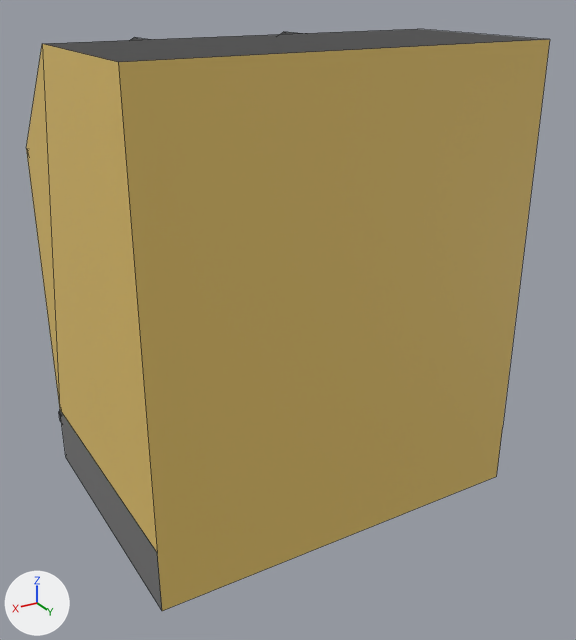
Before and after pictures for a commit that changed the OBJ model res/models/Buildings/Normal/NormalSquereYellow.obj.
Both versions are drawn from a 50 mm lens placed at (6.75, 11.68, 8.96), pointed at (-0.27, -0.02, 3.11). The axes (+X, +Y, +Z) are drawn at lower left. The lights are the same throughout. Mesh edges are drawn as thin lines. Where no turn or scale is listed for an object, it has been applied to the vertices.

The first picture shows 'ZwyklayKwadratowyZolty'.
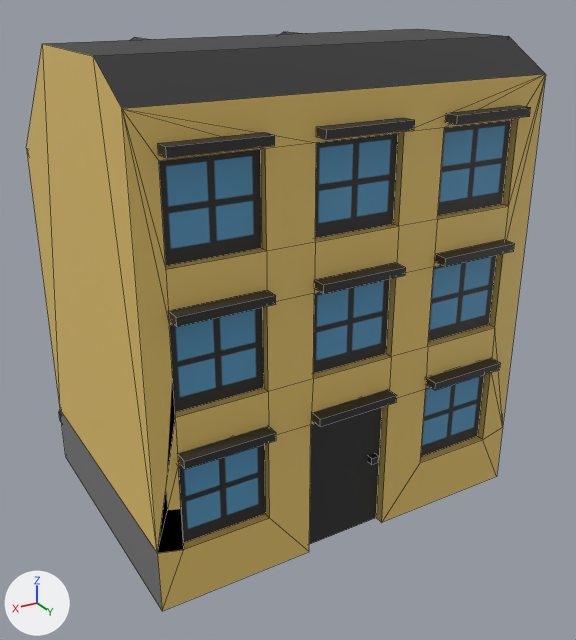
The change, as a list of edits to the scene's bpy script:
```text
Change me_zwyklaykwadratowyzolty:
    used by ob_zwyklaykwadratowyzolty; location = (0.0, 0.0, 0.0)
    remove me_zwyklaykwadratowyzolty.from_pydata(...)  # 178 vertices, 138 faces; spans x -3.5..3.5, y -4.03..2.5, z 0.0..8.07
    add me_zwyklaykwadratowyzolty.from_pydata(...)  # 332 vertices, 269 faces; spans x -3.5..3.5, y -4.03..2.74, z 0.0..8.07
    me_zwyklaykwadratowyzolty part 1: the loose piece of 8 vertices spanning x 1.49..2.98, y -2.74..-2.47, z 3.32..3.45 is copied, and the copy is scaled about its middle by (-1, -0.946, 1), then moved by (0.1, 5.22, 3.65); it spans x 1.59..3.08, y 2.49..2.74, z 6.97..7.1
    me_zwyklaykwadratowyzolty part 2: the loose piece of 8 vertices spanning x -0.79..0.7, y -2.74..-2.47, z 3.32..3.45 is copied, and the copy is scaled about its middle by (-1, -0.946, 1), then moved by (0.1, 5.22, 3.65); it spans x -0.7..0.79, y 2.49..2.74, z 6.97..7.1
    me_zwyklaykwadratowyzolty part 3: the loose piece of 8 vertices spanning x -3.08..-1.59, y -2.74..-2.47, z 3.32..3.45 is copied, and the copy is scaled about its middle by (-1, -0.946, 1), then moved by (0.1, 5.22, 3.65); it spans x -2.98..-1.49, y 2.49..2.74, z 6.97..7.1
    me_zwyklaykwadratowyzolty part 4: the loose piece of 8 vertices spanning x 1.49..2.98, y -2.74..-2.47, z 3.32..3.45 is copied, and the copy is scaled about its middle by (-1, -0.946, 1), then moved by (0.1, 5.22, 1.45); it spans x 1.59..3.08, y 2.49..2.74, z 4.77..4.91
    me_zwyklaykwadratowyzolty part 5: the loose piece of 8 vertices spanning x -0.79..0.7, y -2.74..-2.47, z 3.32..3.45 is copied, and the copy is scaled about its middle by (-1, -0.946, 1), then moved by (0.1, 5.22, 1.45); it spans x -0.7..0.79, y 2.49..2.74, z 4.77..4.91
    me_zwyklaykwadratowyzolty part 6: the loose piece of 8 vertices spanning x -3.08..-1.59, y -2.74..-2.47, z 3.32..3.45 is copied, and the copy is scaled about its middle by (-1, -0.946, 1), then moved by (0.1, 5.22, 1.45); it spans x -2.98..-1.49, y 2.49..2.74, z 4.77..4.91
    me_zwyklaykwadratowyzolty part 7: the loose piece of 8 vertices spanning x 2.77..2.91, y -2.44..-2.31, z 2.06..2.18 is copied, and the copy is scaled about its middle by (-10.3, -2.02, 1.1), then moved by (-0.5, 4.97, 0.51); it spans x 1.59..3.08, y 2.47..2.73, z 2.56..2.7
    me_zwyklaykwadratowyzolty part 8: the loose piece of 8 vertices spanning x -3.08..-1.59, y -2.75..-2.5, z 5.6..5.74 is copied, and the copy is scaled about its middle by (-1, -1.06, 1), then moved by (0.09, 5.22, -3.04); it spans x -3.0..-1.51, y 2.47..2.73, z 2.56..2.7
    me_zwyklaykwadratowyzolty part 9: the loose piece of 8 vertices spanning x 2.77..2.91, y -2.44..-2.31, z 2.06..2.18 is copied, and the copy is scaled about its middle by (-10.3, -2.02, 1.1), then moved by (-2.78, 4.97, 0.51); it spans x -0.68..0.81, y 2.47..2.73, z 2.56..2.7
    me_zwyklaykwadratowyzolty part 10: the loose piece of 8 vertices spanning x -0.79..0.7, y -2.74..-2.47, z 3.32..3.45 is copied, and the copy is scaled about its middle by (-0.097, -0.494, 0.908), then moved by (-0.49, 4.97, -2.06); it spans x -0.61..-0.47, y 2.3..2.44, z 1.27..1.39
    me_zwyklaykwadratowyzolty part 11: 2 vertices removed from x -3.5..3.5, y 2.5, z 8.07; 76 vertices added at x -3.5..3.5, y 1.62..2.5, z 0.0..8.07
```

Changed parts and their boxes [x1, y1, x2, y2] in the pictures (576 x 640 px):
'ZwyklayKwadratowyZolty', reshaped: before [26, 29, 550, 611]; after [26, 29, 546, 611]
part 1 of me_zwyklaykwadratowyzolty, added (black): after [158, 132, 275, 158]
part 2 of me_zwyklaykwadratowyzolty, added (black): after [316, 118, 415, 140]
part 3 of me_zwyklaykwadratowyzolty, added (black): after [446, 105, 531, 125]
part 4 of me_zwyklaykwadratowyzolty, added: after [169, 290, 276, 326]
part 5 of me_zwyklaykwadratowyzolty, added: after [314, 263, 406, 294]
part 6 of me_zwyklaykwadratowyzolty, added: after [435, 240, 515, 266]
part 7 of me_zwyklaykwadratowyzolty, added: after [178, 426, 276, 469]
part 8 of me_zwyklaykwadratowyzolty, added: after [426, 358, 501, 390]
part 9 of me_zwyklaykwadratowyzolty, added: after [312, 389, 397, 427]
part 10 of me_zwyklaykwadratowyzolty, added: after [368, 454, 379, 465]
part 11 of me_zwyklaykwadratowyzolty, built on: before [45, 29, 550, 611]; after [45, 29, 546, 611]
